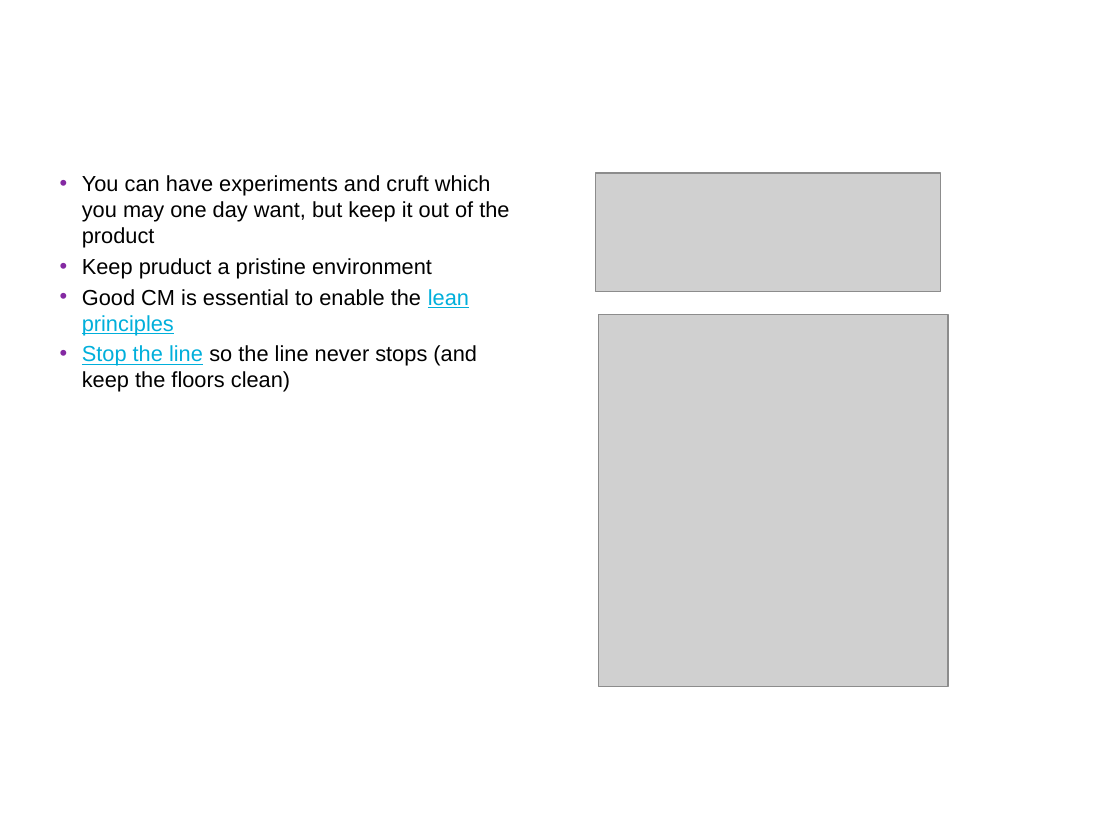
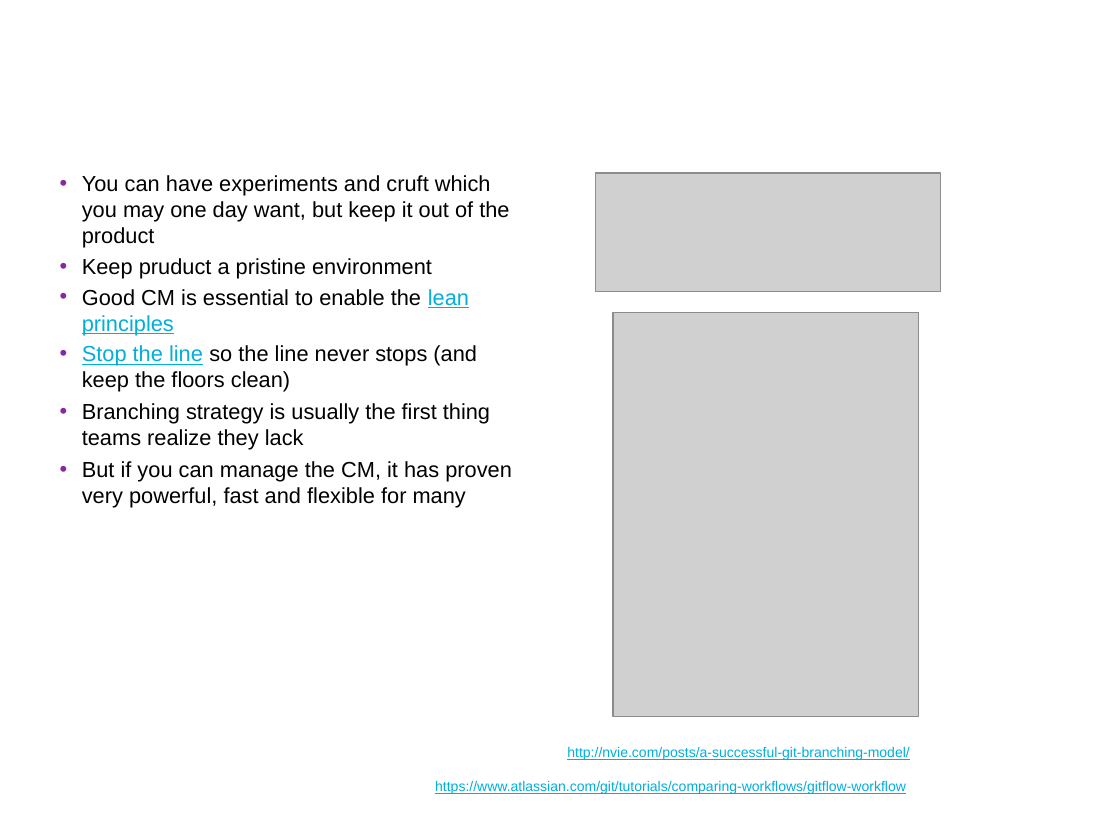
Before and after one commit to UncleCJ/hicollegegit, a slide deck: slide 9 of Git_Open_Space-Introduction.odp (slide 11 before the commit). Drawn at 1120x840 pixels with LibreOffice and Linux fonts; fonts in the diff are those of the drawing; grey boxes stand for pictures; background and template pictures are left out. Boxes give left, top, right and bottom in pixels: in the first picture for what was removed or moved away, otherwise in the second. Text is boxed around its words. In the diff, an @@ line names an element or a change of style, - is before the commit and + after.

```diff
--- a/Git_Open_Space-Introduction.odp
+++ b/Git_Open_Space-Introduction.odp
@@ picture: place and size @@
-picture at bbox=[598, 315, 948, 688]
+picture at bbox=[613, 312, 918, 717]
@@ text at bbox=[82, 403, 512, 508]: paragraphs added @@
+• Branching strategy is usually the first thing teams realize they lack
+• But if you can manage the CM, it has proven very powerful, fast and flexible for many
@@ rectangle added at bbox=[374, 738, 921, 800], fill #FFFFFF, outline #FFFFFF 2.01 pt, 9 pt, text #00AFDB, underline @@
+http://nvie.com/posts/a-successful-git-branching-model/
+https://www.atlassian.com/git/tutorials/comparing-workflows/gitflow-workflow
```
Also in this commit, not shown: 2 other slides changed, 5 slides added, 2 slides removed, 2 other files.
